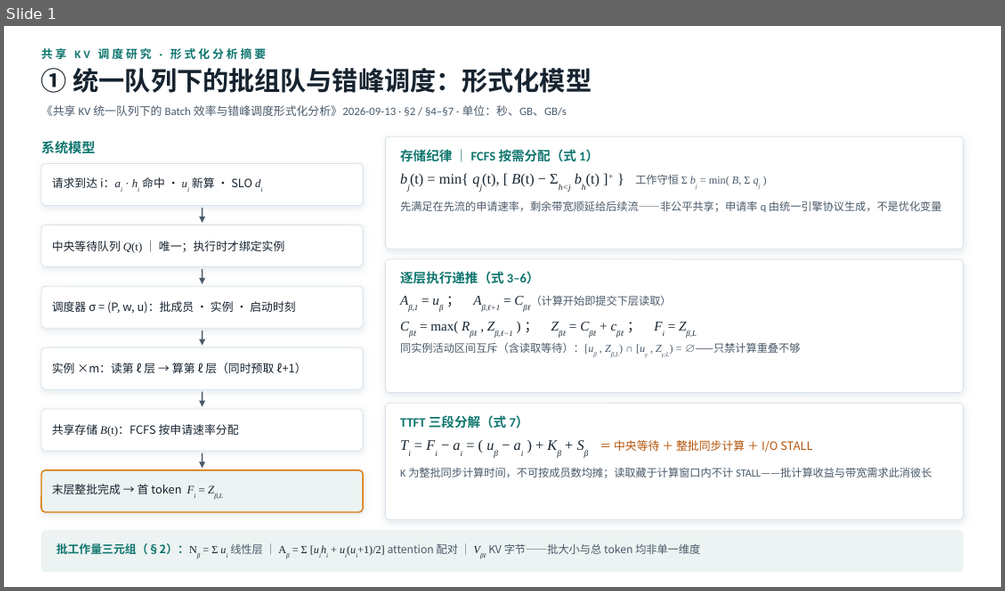
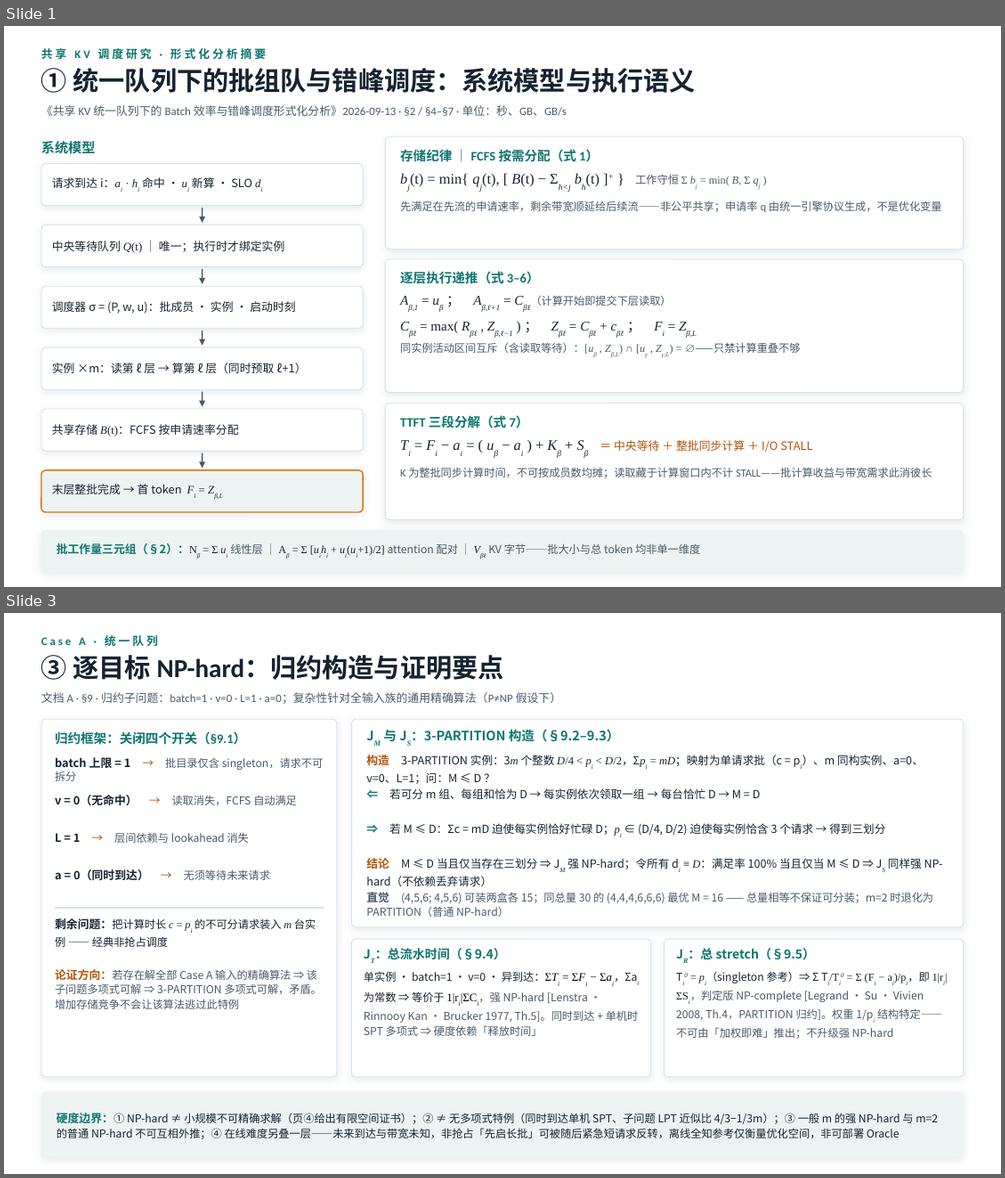
Before and after one commit to QiliangLi/status_aware_network, a slide deck: 共享KV调度形式化分析汇总PPT-20260917.pptx. Shown one above the other, each under a label of ours: slide 1 before the commit, slides 1 and 3 after it; the slides between them are not shown. The pictures are 1005x591 and 1005x1178 pixels, drawn with LibreOffice and Linux fonts; fonts in the diff are those of the drawing. Boxes give left, top, right and bottom in pixels: in the first picture for what was removed or moved away, otherwise in the second. Text is boxed around its words. In the diff, an @@ line names an element or a change of style, - is before the commit and + after.

Commit message:
docs: PPT 扩充至 7 页——补全 G1-G6 完整问题、NP-hard 证明与 A→B 形式化增量
- 页②新增 G1-G6 完整优化问题：输入元组、决策 σ=(P,w,u)、七条封闭约束、G4 存储规则与 q 协议、四目标 G5、解释指标 G6、封闭性说明
- 页③新增逐目标 NP-hard 证明：归约框架（四开关）、J_M/J_S 的 3-PARTITION 构造双向证明与装盒直觉、J_T 归约到 1|rᵢ|ΣCᵢ（Lenstra 1977）、J_R 归约到总 stretch（Legrand 2008）、硬度边界四条
- 页④可解性：Q* 严格动作价值、四目标增量 Δ 公式、LB/UB 证书与 B1/B2 下界、P1-P4 四计划冲突对照表（M/均值/归一化/SLO/STALL 互有胜负）
- 页⑤-⑦按'形式化增量'重组 Case B：A→B 六维对照表、σ_B 联合决策、B0 规则式(6)(7)及两条结构性质、需求张量/I-O 守恒/写缓冲递推/四态守恒、可行性判据(瞬时/窗口/长期/散度)与多盘尾部反例、复杂性继承、新决策层外部性、E-S/E-SP/E-SPB 三档证书与观测边界；移除原机制方案页（S1/P1/B1）
- 替换高风险数学花体字符(𝒟𝓑𝓔ℝ等)为通用字形，避免 PowerPoint 字体回退异常；程序化溢出/字符/内容三重检查 + 逐页视觉校验通过

```diff
--- a/共享KV调度形式化分析汇总PPT-20260917.pptx
+++ b/共享KV调度形式化分析汇总PPT-20260917.pptx
@@ slide 3 added at [4, 613, 1001, 1174], background #FFFFFF @@
@@ text added at [41, 635, 158, 646], 11 pt, text #0F766E, bold @@
+Case A · 统一队列
@@ text added at [41, 655, 504, 680], 25 pt, text #16232F, bold @@
+③ 逐目标 NP-hard：归约构造与证明要点
@@ text added at [41, 692, 561, 704], 11 pt, text #4A5A69 @@
+文档 A · §9 · 归约子问题：batch=1 · v=0 · L=1 · a=0；复杂性针对全输入族的通用精确算法（P≠NP 假设下）
@@ rounded rectangle added at [41, 719, 337, 1077], fill #FFFFFF, outline #D9E2E9 0.75 pt @@
@@ rounded rectangle added at [352, 719, 963, 927], fill #FFFFFF, outline #D9E2E9 0.75 pt @@
@@ text added at [55, 731, 246, 745], 12.5 pt, text #0F766E, bold @@
+归约框架：关闭四个开关（§9.1）
@@ text added at [383, 729, 620, 742], 12.5 pt, text #0F766E, bold @@
+JM 与 JS：3-PARTITION 构造（§9.2–9.3）
@@ text added at [55, 757, 324, 929], 10.5 pt, text #4A5A69 @@
+batch 上限 = 1 → 批目录仅含 singleton，请求不可拆分
@@ text added at [366, 755, 923, 784], 10.8 pt, text #16232F @@
+构造 3-PARTITION 实例：3m 个整数 D/4 < pi < D/2，Σpi = mD；映射为单请求批（c = pi）、m 同构实例、a=0、v=0、L=1；问：M ≤ D ？
@@ text added at [55, 795, 297, 805], 10.5 pt, text #4A5A69 @@
+v = 0（无命中） → 读取消失，FCFS 自动满足
@@ text added at [389, 788, 760, 799], 10.8 pt, text #16232F @@
+⇐ 若可分 m 组、每组和恰为 D → 每实例依次领取一组 → 每台恰忙 D → M = D
@@ text added at [389, 823, 885, 835], 10.8 pt, text #16232F @@
+⇒ 若 M ≤ D：Σc = mD 迫使每实例恰好忙碌 D；pi ∈ (D/4, D/2) 迫使每实例恰含 3 个请求 → 得到三划分
@@ text added at [55, 832, 249, 843], 10.5 pt, text #4A5A69 @@
+L = 1 → 层间依赖与 lookahead 消失
@@ text added at [55, 869, 270, 880], 11 pt, text #16232F, bold @@
+a = 0（同时到达） → 无须等待未来请求
@@ text added at [366, 858, 943, 886], 10.8 pt, text #16232F @@
+结论 M ≤ D 当且仅当存在三划分 ⇒ JM 强 NP-hard；令所有 di ≡ D：满足率 100% 当且仅当 M ≤ D ⇒ JS 同样强 NP-hard（不依赖丢弃请求）
@@ text added at [366, 892, 933, 916], 10.5 pt, text #4A5A69 @@
+直觉 (4,5,6; 4,5,6) 可装两盒各 15；同总量 30 的 (4,4,4,6,6,6) 最优 M = 16 —— 总量相等不保证可分装；m=2 时退化为 PARTITION（普通 NP-hard）
@@ line added from (55, 908) to (324, 908), #C4D1DB 1 pt @@
@@ text added at [55, 918, 316, 947], 10.5 pt, text #16232F @@
+剩余问题：把计算时长 c = pi 的不可分请求装入 m 台实例 —— 经典非抢占调度
@@ rounded rectangle added at [352, 939, 651, 1077], fill #FFFFFF, outline #D9E2E9 0.75 pt @@
@@ text added at [375, 948, 506, 960], 12 pt, text #0F766E, bold @@
+JT：总流水时间（§9.4）
@@ rounded rectangle added at [664, 939, 963, 1077], fill #FFFFFF, outline #D9E2E9 0.75 pt @@
@@ text added at [688, 948, 815, 960], 12 pt, text #0F766E, bold @@
+JR：总 stretch（§9.5）
@@ text added at [55, 969, 322, 1009], 10.5 pt, text #4A5A69 @@
+论证方向：若存在解全部 Case A 输入的精确算法 ⇒ 该子问题多项式可解 ⇒ 3-PARTITION 多项式可解，矛盾。增加存储竞争不会让该算法逃过此特例
@@ text added at [364, 971, 639, 1036], 10.5 pt, text #4A5A69 @@
+单实例 · batch=1 · v=0 · 异到达：ΣTi = ΣFi − Σai，Σai 为常数 ⇒ 等价于 1|ri|ΣCi，强 NP-hard [Lenstra · Rinnooy Kan · Brucker 1977, Th.5]。同时到达 + 单机时 SPT 多项式 ⇒ 硬度依赖「释放时间」
@@ text added at [676, 971, 944, 1038], 10.5 pt, text #4A5A69 @@
+Ti0 = pi（singleton 参考）⇒ Σ Ti/Ti0 = Σ (Fi − ai)/pi，即 1|ri|ΣSi，判定版 NP-complete [Legrand · Su · Vivien 2008, Th.4，PARTITION 归约]。权重 1/pi 结构特定——不可由「加权即难」推出；不升级强 NP-hard
@@ rounded rectangle added at [41, 1092, 963, 1158], fill #ECF3F2 @@
@@ text added at [57, 1112, 938, 1139], 10.5 pt, text #16232F @@
+硬度边界：① NP-hard ≠ 小规模不可精确求解（页④给出有限空间证书）；② ≠ 无多项式特例（同时到达单机 SPT、子问题 LPT 近似比 4/3−1/3m）；③ 一般 m 的强 NP-hard 与 m=2 的普通 NP-hard 不可互相外推；④ 在线难度另叠一层——未来到达与带宽未知，非抢占「先启长批」可被随后紧急短请求反转，离线全知参考仅衡量优化空间，非可部署 Oracle
@@ slide 1 changed as well @@
@@ text at [41, 68, 696, 93]: text changed @@
-① 统一队列下的批组队与错峰调度：形式化模型
+① 统一队列下的批组队与错峰调度：系统模型与执行语义
@@ rounded rectangle at [41, 530, 963, 572]: shadow on @@
```
Also in this commit, not shown: 5 other slides added, 3 slides removed.
